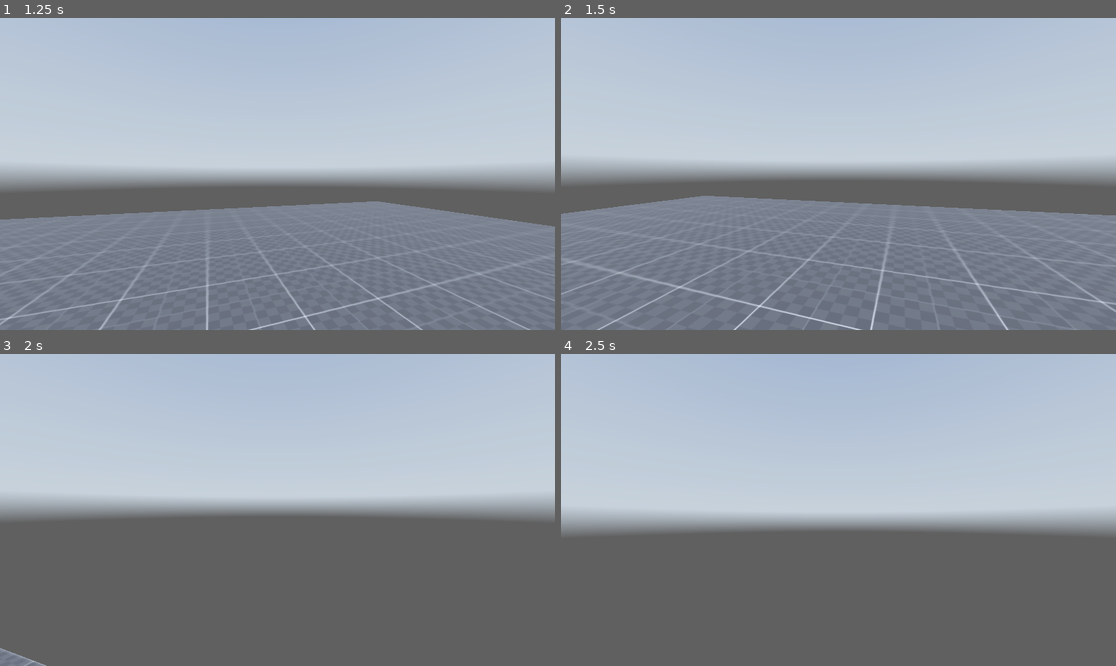
Above: before the commit, frames 1-4 (two rows, left to right).
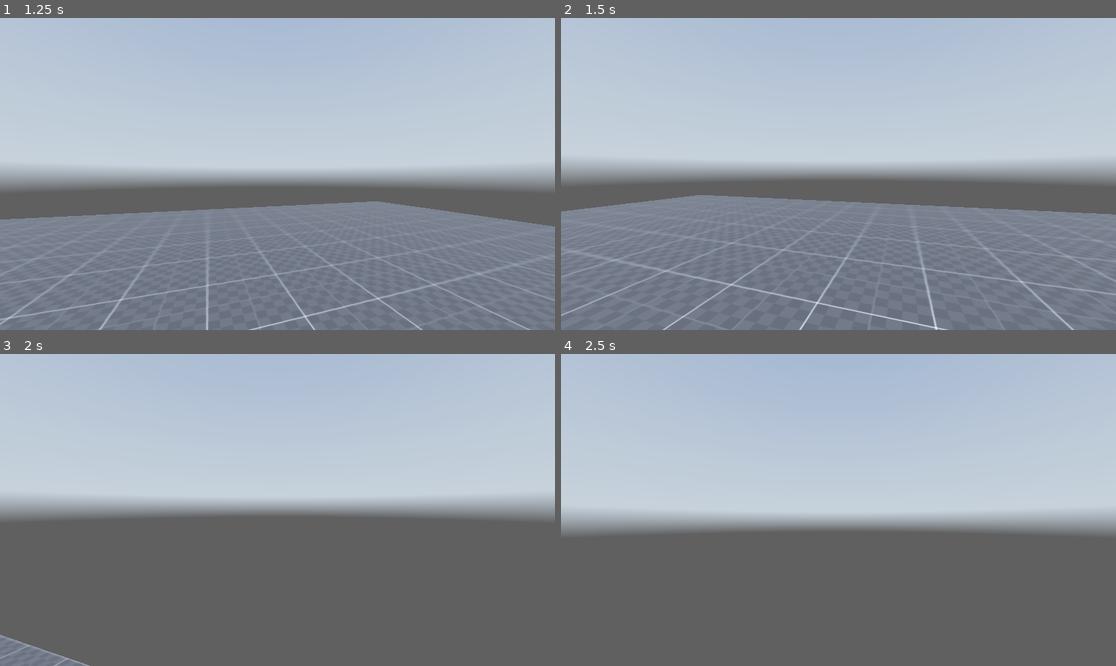
Above: after the commit, the same moments.

Repository: GupMeow/DemoRogueLike
Game: Godot game, scene res://scenes/main.tscn
The game is run twice, just before and just after one commit, with the same random seed, the same clock (stepped at 60 frames per second) and the same inputs. A sky picture missing from this copy of the repository is replaced by a grey-blue gradient.
Inputs (mouse positions are in pixels of both pictures, inside the frame that each line leads up to):
- Up to frame 1 (1.25 s): tap Enter (ui_accept) at 0.5, 0.77 s; move the mouse to (305, 174) at 0.52 s; hold W (forward) from 0.53 s (still down); hold Ctrl (crouch) from 0.53 s (still down); tap Shift (sprint) at 0.8 s
- Up to frame 2 (1.5 s): keep holding W (forward); move the mouse to (810, 174) at 1.27 s; release Ctrl (crouch) at 1.28 s; tap Shift (sprint) at 1.35 s
- Up to frame 3 (2 s): keep holding W (forward); tap Enter (ui_accept) at 1.52 s; tap Ctrl (crouch) at 1.55 s
- Up to frame 4 (2.5 s): keep holding W (forward); move the mouse to (849, 503) at 2.02 s; hold Ctrl (crouch) from 2.03 s (still down); tap Shift (sprint) at 2.3 s

Frame 1 is identical in both runs. In frame 2, 2.9% of the frame differs, in the area x 0-100%, y 56-100%; in frame 3, 0.6%; in frame 4, nothing differs.

Commit message:
Update player.gd
fixed random jumps on slopes

Diff:
--- a/parkour-game-demo/player.gd
+++ b/parkour-game-demo/player.gd
@@ -7,23 +7,24 @@
 @onready var crouching_collision_shape: CollisionShape3D = $crouching_collision_shape
 @onready var head_collision_cast: RayCast3D = $head_collision_cast
 @onready var ground_collision_cast: RayCast3D = $ground_collision_cast
+@onready var slanted_wall: CSGBox3D = $"../stage/Slanted Wall"
 
 # Physics
 
-var slide_velo = Vector3()
-
 var slope_angle = 0
 
-const terminal_Velo = 50
+const terminal_velo = 50
+
+var nudge = Vector3.ZERO
+
+var crouch_velo = Vector3.ZERO
 
 # Speed vars
 
 var previous_y_position: float
 
-
 var speed_current = 0
 
-const sprinting_speed = 15.0
 const crouching_speed = 10.0
 const walking_speed = 12.0
 
@@ -82,61 +83,82 @@
 
 func _physics_process(delta: float) -> void:
 
-	# Handle movement state
+	var velocities = get_real_velocity()
+	# Get input direction
+	var input_dir := Input.get_vector("left", "right", "forward", "backward")
 
-	# Crouching
+	var button_state := Input.get_vector("left", "right", "forward", "backward")
+
+	var target_dir = (transform.basis * Vector3(input_dir.x, 0, input_dir.y)).normalized()
+	var acceleration_speed = 10.0  # Faster acceleration value that is adjustable
+	direction = direction.lerp(target_dir, acceleration_speed * delta)
+
+	var floor_normal = get_floor_normal()
+
+		# Walking
+
+	# Crouching logic
 	if Input.is_action_pressed("crouch"):
+
+		var collided_node = null
+	# Ground collision cast to check if the player is grounded
+
+		# Perform the cast
+		ground_collision_cast.force_raycast_update() # Ensure the ray is updated before checking for collisions
+
+		if ground_collision_cast.is_colliding():
+			collided_node = ground_collision_cast.get_collider()
+
+
 		speed_current = crouching_speed
 		head.position.y = lerp(head.position.y, 1.8 + crouching_depth, delta*lerp_speed)
 		standing_collision_shape.disabled = true
 		crouching_collision_shape.disabled = false
-		# Get input direction for crouching
-		var input_dir := Input.get_vector("left", "right", "forward", "backward")
-		direction = (transform.basis * Vector3(input_dir.x, 0, input_dir.y)).normalized()
+
 
 		var slope_angle = slope_physics()
 
-		var velocities = get_real_velocity()
-
 		if slope_angle > deg_to_rad(10):
-			if !direction.length() > 0: # not pressing direction, only crouch
-				var x_slope_acceleration = (1 + slope_angle) * velocities[0]
-				var z_slope_acceleration = (1 + slope_angle) * velocities[2]
-				if velocities[1] < 0:
-					velocity.x += x_slope_acceleration * delta
-					velocity.z += z_slope_acceleration * delta
-				else:
-					velocity.x = velocity.x * 0.7
-					velocity.z = velocity.z * 0.7
-
-		elif direction.length() > 0 and slope_angle != 0:
-			velocity.x = direction.x * speed_current
-			velocity.z = direction.z * speed_current
+			if collided_node != null:
+				print("Collided with:", collided_node) # not pressing direction, only crouch
+				var slope_accel = collided_node.transform.basis.x * (rad_to_deg(slope_angle))
+				var max_velocity = terminal_velo * collided_node.transform.basis.x
+				velocity += slope_accel * delta
+				velocity = crouch_velo.min(max_velocity)
+				#var x_slope_acceleration = (1 + slope_angle) * velocities[0]
+				#var z_slope_acceleration = (1 + slope_angle) * velocities[2]
+				#velocity.x += x_slope_acceleration * delta
+				#velocity.z += z_slope_acceleration * delta
 		else:
-			velocity.x = move_toward(velocity.x, 0, dec * delta * 1.5)
-			velocity.z = move_toward(velocity.z, 0, dec * delta * 1.5)
+			velocity.x = move_toward(velocity.x, 0, dec * delta * 2.5)
+			velocity.z = move_toward(velocity.z, 0, dec * delta * 2.5)
 
 	# Prevent wall clipping
 	elif !head_collision_cast.is_colliding():
+
+		# Standing
 		standing_collision_shape.disabled = false
 		crouching_collision_shape.disabled = true
 		head.position.y = lerp(head.position.y, 1.8, delta*lerp_speed)
 
-	# Standing
-	if Input.is_action_pressed("sprint"):
-		# Sprinting
-		speed_current = sprinting_speed
-	elif Input.is_action_pressed("backward") || Input.is_action_pressed("forward") || Input.is_action_pressed("right") || Input.is_action_pressed("left"):
-		# Walking
+
+	#print(slope_angle) THIS IS PRINTING ZEROOOOOO!!!!! # Update walking speed
+	if !Input.is_action_pressed("crouch"):
 		speed_current = walking_speed
-	# Movement when standing
-	if direction.length() > 0 and !Input.is_action_pressed("crouch"):
-		velocity.x = direction.x * speed_current
-		velocity.z = direction.z * speed_current
-	else:
-		# Exponentially decelerate when crouching and not pressing any input
-		velocity.x = move_toward(velocity.x, 0, dec * delta * 4)
-		velocity.z = move_toward(velocity.z, 0, dec * delta * 4)
+		if slope_angle > deg_to_rad(10):
+			var x_slope_acceleration = (1 + slope_angle) * velocities[0]
+			var z_slope_acceleration = (1 + slope_angle) * velocities[2]
+
+			velocity.x = direction.x * (speed_current * x_slope_acceleration)
+			velocity.z = direction.z * (speed_current * z_slope_acceleration)
+		else:
+			velocity.x = direction.x * speed_current
+			velocity.z = direction.z * speed_current
+
+	elif !direction.length() > 0 and slope_angle < deg_to_rad(10):
+		## Exponentially decelerate when walk ends, but only if this isnt a slope anymore
+		velocity.x = move_toward(velocity.x, 0, dec * delta * 10)
+		velocity.z = move_toward(velocity.z, 0, dec * delta * 10)
 
 	# Stop the super low decimals
 	velocity.x = snap_to_zero(velocity.x)
@@ -152,7 +174,5 @@
 
 	# Get the input direction and handle the movement/deceleration.
 	# As good practice, you should replace UI actions with custom gameplay actions.
-	var input_dir := Input.get_vector("left", "right", "forward", "backward")
-	direction = lerp(direction,(transform.basis * Vector3(input_dir.x, 0, input_dir.y)).normalized(),delta*lerp_speed)
 
 	move_and_slide()
